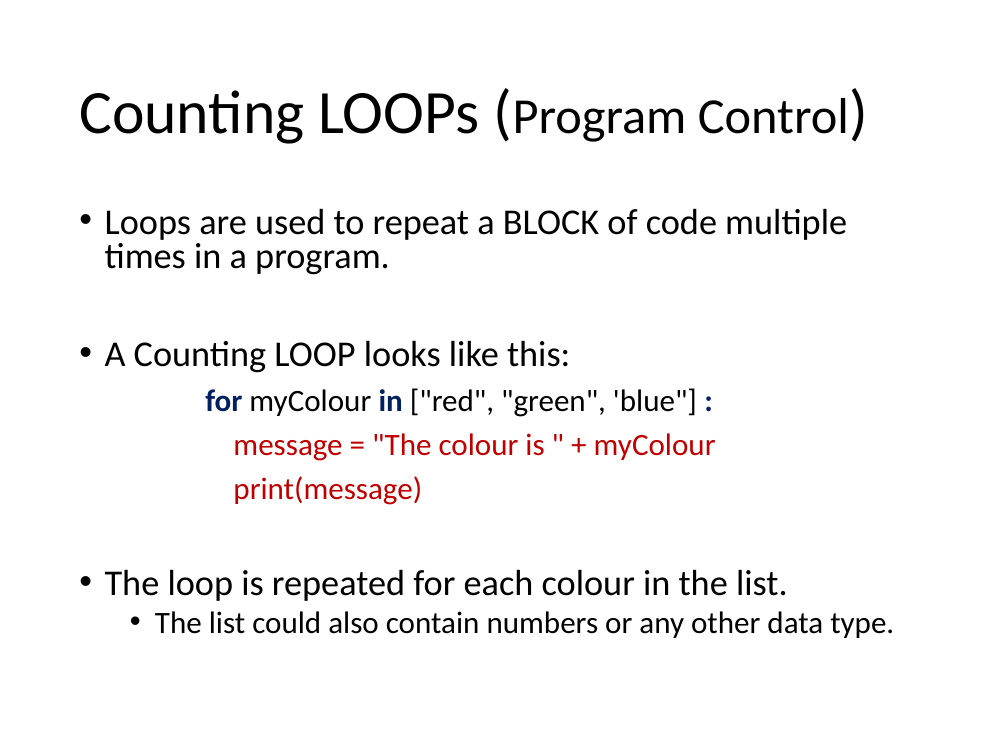
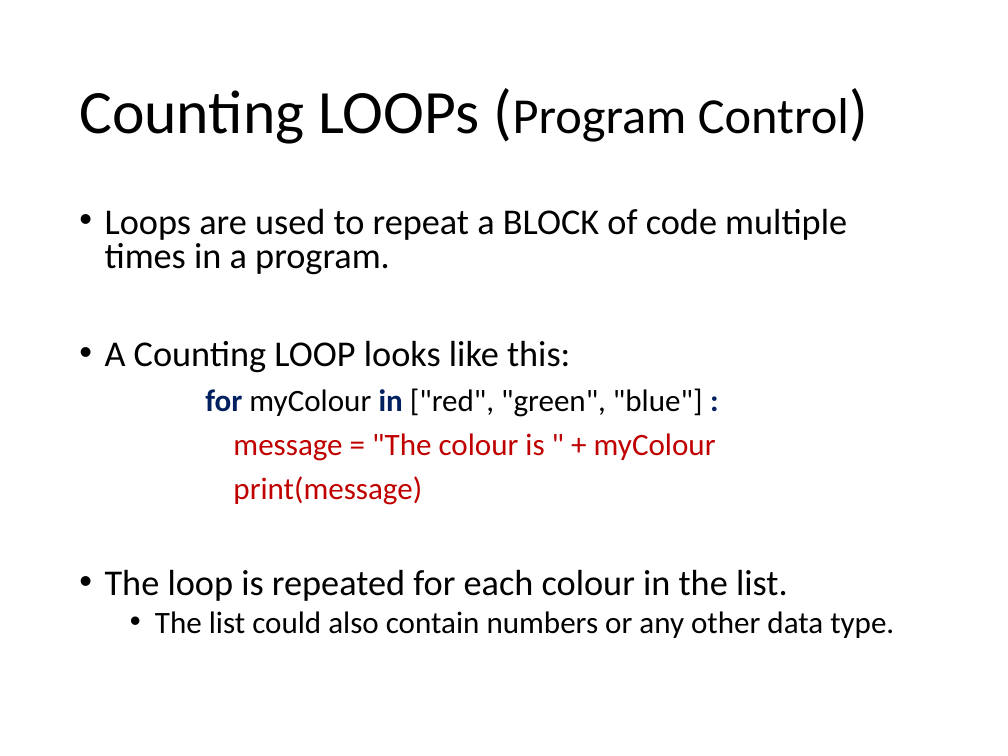
Before and after one commit to Greg5519/Old2O, a slide deck: slide 15 of Topic B Programming Skills/Basic Programming Review.pptx. Drawn at 1008x756 pixels with LibreOffice and Linux fonts; fonts in the diff are those of the drawing. Boxes give left, top, right and bottom in pixels: in the first picture for what was removed or moved away, otherwise in the second. Text is boxed around its words. In the diff, an @@ line names an element or a change of style, - is before the commit and + after.

```diff
--- a/Topic B Programming Skills/Basic Programming Review.pptx
+++ b/Topic B Programming Skills/Basic Programming Review.pptx
@@ text at [205,388,703,417]: text changed @@
-for myColour in ["red", "green", 'blue"] :
+for myColour in ["red", "green", "blue"] :
```
Also in this commit, not shown: 1 other slide changed, 5 other files.
